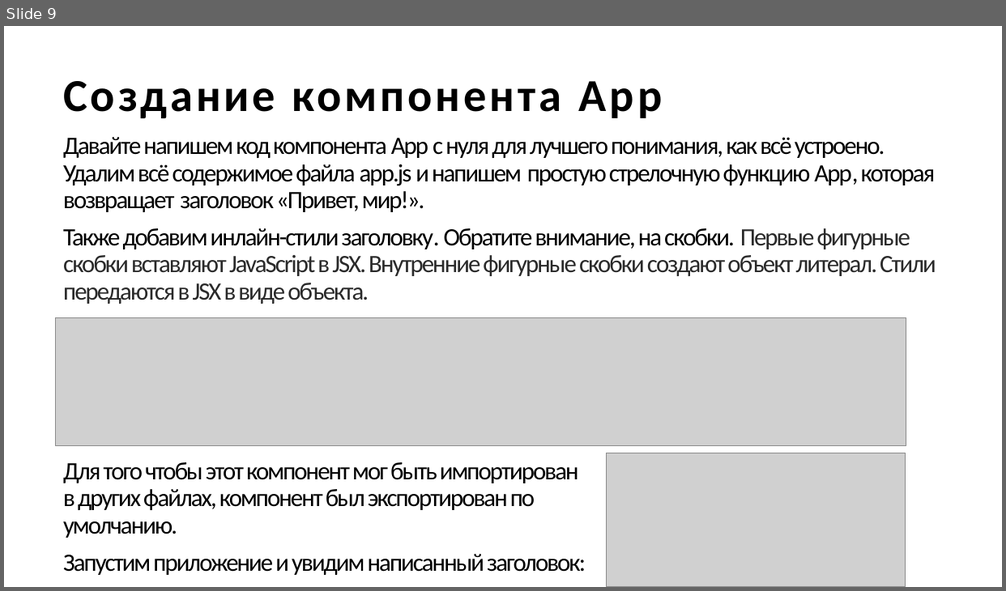
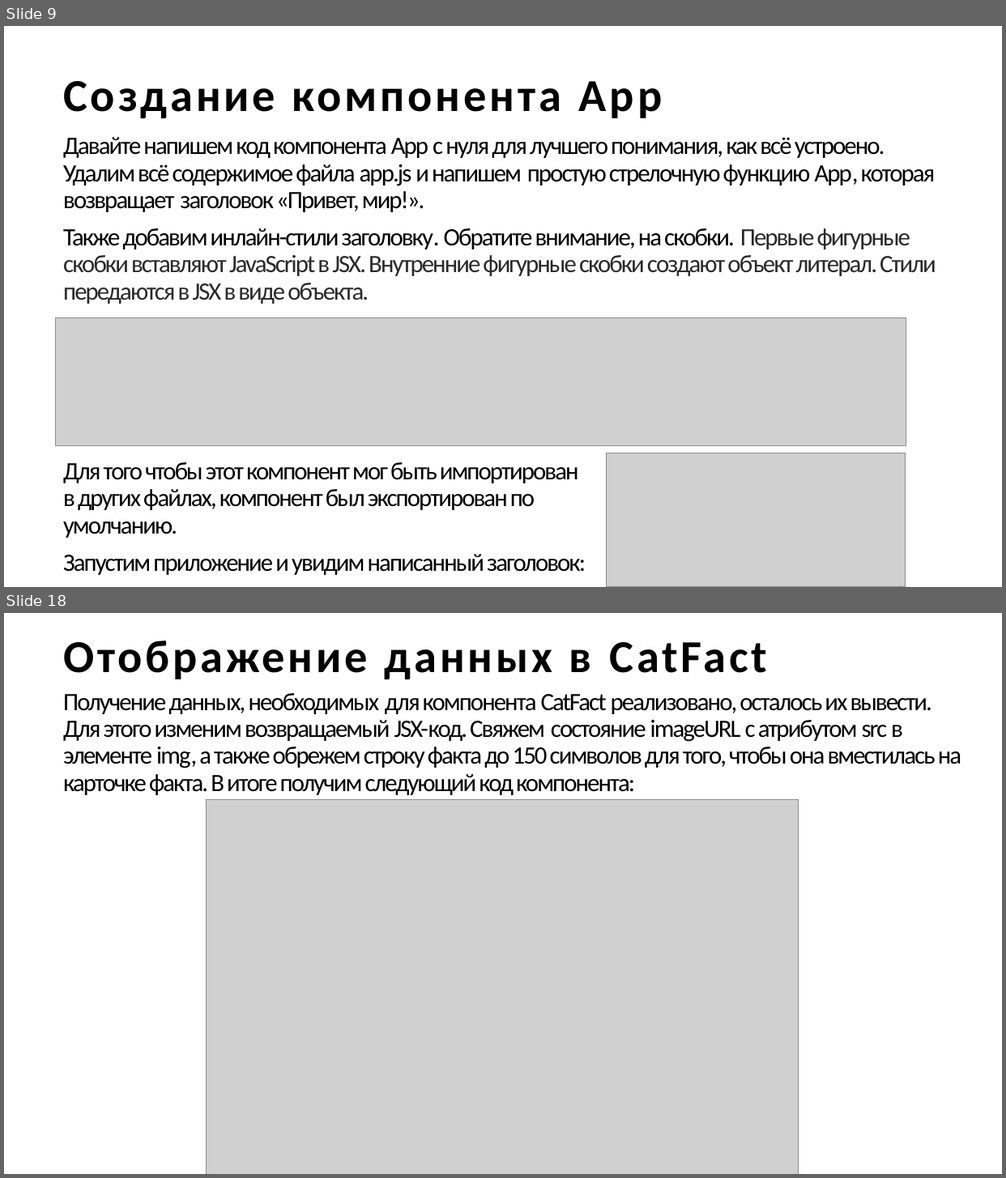
Before and after one commit to descenty/IPPO-3-sem, a slide deck: Введение в React.pptx. Shown one above the other, each under a label of ours: slide 9 before the commit, slides 9 and 18 after it; the slides between them are not shown. The pictures are 1006x591 and 1006x1178 pixels, drawn with LibreOffice and Linux fonts; fonts in the diff are those of the drawing; grey boxes stand for pictures. Boxes give left, top, right and bottom in pixels: in the first picture for what was removed or moved away, otherwise in the second. Text is boxed around its words. In the diff, an @@ line names an element or a change of style, - is before the commit and + after.

```diff
--- a/Введение в React.pptx
+++ b/Введение в React.pptx
@@ slide 18 added at [4,613,1002,1174], background #FFFFFF @@
@@ title added at [63,641,767,679], 44 pt, text #000000, bold @@
+Отображение данных в CatFact
@@ text added at [63,693,961,795], 24 pt, text #000000 @@
+Получение данных, необходимых для компонента CatFact реализовано, осталось их вывести. Для этого изменим возвращаемый JSX-код. Свяжем состояние imageURL с атрибутом src в элементе img, а также обрежем строку факта до 150 символов для того, чтобы она вместилась на карточке факта. В итоге получим следующий код компонента:
@@ picture added at [206,799,799,1174] @@
```
Also in this commit, not shown: 3 slides changed, 9 other slides added, 21 other files.
